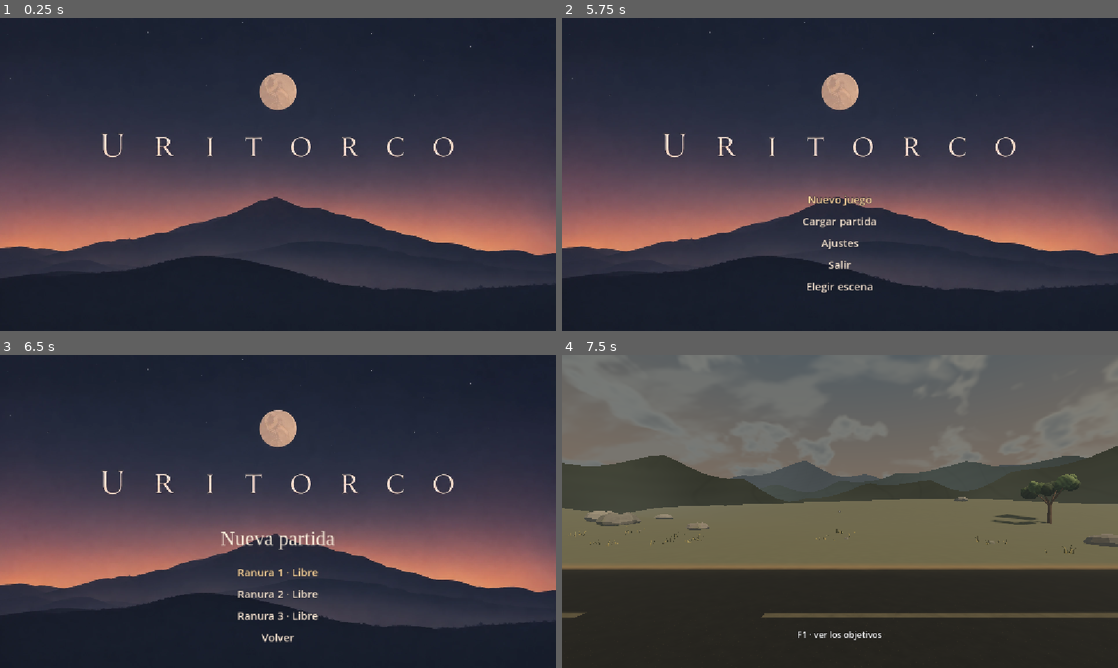
Above: before the commit, frames 1-4 (two rows, left to right).
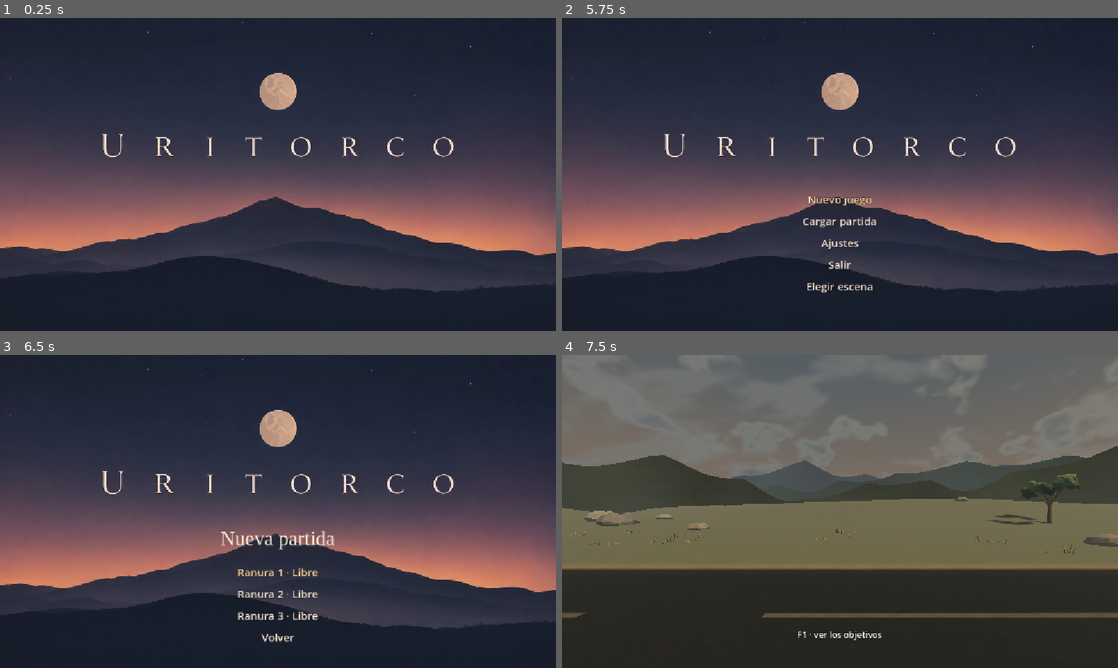
Above: after the commit, the same moments.

Repository: ignacioaragues/uritorco
Game: Godot game, scene res://main.tscn
Two runs of this game, one before a commit and one after it. Both use one fixed random seed, a clock stepped at 60 frames per second and the inputs below. Sound files missing from this copy of the repository are replaced by a short silence.
Inputs (mouse positions are in pixels of both pictures, inside the frame that each line leads up to):
- Up to frame 1 (0.25 s): no input
- Up to frame 2 (5.75 s): tap Enter at 0.5, 1.35, 2, 3.5 s; move the mouse to (962, 158) at 0.52 s; hold Right 0.53-1.28 s; tap Tab at 0.6 s; click (962, 158) at 0.67 s; tap Space at 0.77, 1.07, 1.25, 1.52, 1.82, 2.75, 3.02, 3.32, 3.77, 4.07, 4.25, 4.52, 4.82 s; move the mouse to (728, 190) at 1.27 s; hold Down 1.28-2.03 s; move the mouse to (895, 105) at 2.02 s; hold Right 2.03-2.78 s; tap E at 2.1 s; move the mouse to (812, 237) at 2.77 s; hold Up 2.78-3.53 s; tap C at 2.85 s; click (812, 237) at 2.92 s; move the mouse to (1006, 221) at 3.52 s; hold Left 3.53-5.03 s; tap N at 3.6 s; move the mouse to (673, 127) at 4.27 s; tap X at 4.35 s; move the mouse to (867, 174) at 5.02 s; hold Down from 5.03 s (still down); tap L at 5.1 s; click (867, 174) at 5.17 s
- Up to frame 3 (6.5 s): release Down at 5.75 s; click "Nuevo juego" at 5.75 s
- Up to frame 4 (7.5 s): click "Ranura 1 · Libre" at 6.5 s; move the mouse to (817, 505) at 7.27 s; hold Right from 7.28 s (still down); tap B at 7.35 s

Frames 1-3 are identical in both runs. In frame 4, less than 0.1% of the frame differs, in the area x 78-94%, y 38-54%.

Commit message:
Rehacer el recorte de Paula y variar rocas y vegetación

Diff:
--- a/game-recovered/camino_del_cable.gd
+++ b/game-recovered/camino_del_cable.gd
@@ -37,23 +37,36 @@
 static func dress_verge(parent: Node3D, route):
 	var rng := RandomNumberGenerator.new()
 	rng.seed = 27031
+	var talus_rng := RandomNumberGenerator.new()
+	talus_rng.seed = 252701
 	var ground := Callable(route, "terrain_point")
 	var faces := Stone.surface()
 	var tufts: Array[Vector4] = []
 	var scrub: Array[Vector4] = []
+	var dry_grass: Array[Vector4] = []
 	for i in range(20):
 		var t := 0.07 + i * 0.046
-		if minf(absf(t - route.WEST_JOIN), minf(absf(t - REEL_AT), minf(absf(t - SPLICE_AT), absf(t - FACE_AT)))) < 0.023:
-			continue
 		var at: Vector3 = route.quarry_point(t)
 		var side: Vector3 = route.quarry_side(t)
 		var margin_left := -1.0 if i % 3 == 0 else 1.0
-		var foot: Vector3 = ground.call(at + side * margin_left * rng.randf_range(4.0, 10.8))
+		var outward := side * margin_left
+		var heading := Vector3(outward.z, 0.0, -outward.x)
+		for blade in talus_rng.randi_range(5, 10):
+			var verge := at - outward * talus_rng.randf_range(3.4, 7.8)
+			verge += heading * talus_rng.randf_range(-2.3, 4.1)
+			var root: Vector3 = ground.call(verge) - Vector3.UP * 0.050
+			dry_grass.append(Vector4(root.x, root.y, root.z, talus_rng.randf_range(0.69, 1.28)))
+		if minf(absf(t - route.WEST_JOIN), minf(absf(t - REEL_AT), minf(absf(t - SPLICE_AT), absf(t - FACE_AT)))) < 0.023:
+			continue
+		var foot: Vector3 = ground.call(at + outward * rng.randf_range(4.0, 10.8))
 		if i % 3 != 1:
 			var width := rng.randf_range(1.2, 3.0)
 			var size_m := Vector3(width, width * rng.randf_range(0.31, 0.68), width * 0.73)
-			var mass := Stone.fragment(faces, foot, size_m, rng.randf() * TAU, rng, ground)
+			var turn := atan2(-heading.z, heading.x) + rng.randf_range(-0.34, 0.34)
+			var profile := Stone.FRACTURE_PROFILE if i % 3 == 0 else Stone.LAJA_PROFILE
+			var mass := Stone.fragment(faces, foot, size_m, turn, talus_rng, ground, profile, true)
 			Stone.solid(parent, foot, mass, "Granito de la cantera")
+			Stone.scree(faces, foot, heading, width, ground, talus_rng)
 		for blade in rng.randi_range(6, 14):
 			var jitter := Vector3(rng.randf_range(-1.7, 1.7), 0, rng.randf_range(-2.8, 2.8))
 			var tuft: Vector3 = ground.call(foot + jitter) - Vector3.UP * 0.05
@@ -69,6 +82,7 @@
 	Stone.finish(parent, faces, "Afloramientos junto al cable")
 	Flora.grass_batch(parent, tufts)
 	Flora.herb_batch(parent, scrub, Flora.Herb.ROMERILLO)
+	Flora.herb_batch(parent, dry_grass, Flora.Herb.PAJA)
 
 static func roadside(parent: Node3D, route, progress: float, offset: float) -> Node3D:
 	var center: Vector3 = route.quarry_point(progress)
--- a/game-recovered/exploracion.gd
+++ b/game-recovered/exploracion.gd
@@ -149,12 +149,14 @@
 	var south_path := Creek.crossing_trace()
 	var faces := Stone.surface()
 	var roots: Array[Vector4] = []
+	var scrub: Array[Vector4] = []
 	# Las lajas del mismo afloramiento mantienen la dirección de la fractura.
 	for site: Vector4 in [Vector4(-49.8, -19.6, -0.78, 1.00), Vector4(-54.7, -10.6, -0.61, 1.18),
 		Vector4(-60.1, 1.5, -0.75, 0.88), Vector4(56.8, 19.0, 0.34, 0.91)]:
 		var center := Vector2(site.x, site.y)
 		var along := Vector2.from_angle(-site.z)
 		var across := along.orthogonal()
+		var outer := across * (-1.0 if site.x < 0.0 else 1.0)
 		for fragment in 3:
 			var origin := center + along * ((fragment - 0.88) * 1.96 * site.w) + across * ((fragment - 0.6) * 0.78)
 			var size_m := Vector3(6.2, 2.13, 3.6) if fragment == 0 else Vector3(5.1, 0.94 - 0.14 * fragment, 2.8)
@@ -164,15 +166,23 @@
 				continue
 			var foot := Creek.surface_point(Vector3(origin.x, 0.0, origin.y)) - Vector3.UP * 0.20
 			var profile := Stone.OUTCROP_PROFILE if fragment == 0 else Stone.LAJA_PROFILE
-			var rock := Stone.fragment(faces, foot, size_m, site.z + rng.randf_range(-0.08, 0.08), rng, Creek.surface_point, profile)
+			var rock := Stone.fragment(faces, foot, size_m, site.z + rng.randf_range(-0.08, 0.08), rng, Creek.surface_point, profile, true)
 			Stone.solid(outcrops, foot, rock, "Laja de la ladera")
+			if fragment == 0:
+				Stone.scree(faces, foot, Vector3(outer.y, 0.0, -outer.x), size_m.z, Creek.surface_point, rng)
 		for tuft in 17:
 			var origin := center + along * rng.randf_range(-5.5, 5.5) + across * rng.randf_range(-3.6, 3.6)
 			if clearance(origin) < 1.4 or Creek.near_south_path(origin, south_path, 1.6): continue
 			var foot := Creek.surface_point(Vector3(origin.x, 0.0, origin.y)) - Vector3.UP * 0.055
 			roots.append(Vector4(foot.x, foot.y, foot.z, rng.randf_range(0.54, 1.06)))
+		for tuft in 13:
+			var origin := center + outer * rng.randf_range(2.1, 4.6) + along * rng.randf_range(-4.7, 3.9)
+			if clearance(origin) < 2.0 or Creek.trail_distance(origin) < 2.0 or Creek.near_south_path(origin, south_path, 2.4): continue
+			var foot := Creek.surface_point(Vector3(origin.x, 0.0, origin.y)) - Vector3.UP * 0.06
+			scrub.append(Vector4(foot.x, foot.y, foot.z, rng.randf_range(0.56, 1.09)))
 	Stone.finish(outcrops, faces, "Lajas y fracturas").material_override = Stone.paint("898072")
 	Flora.grass_batch(outcrops, roots)
+	Flora.herb_batch(outcrops, scrub, Flora.Herb.ROMERILLO)
 
 static func dress_scrub(valley):
 	var rng := RandomNumberGenerator.new()
--- a/game-recovered/flora.gd
+++ b/game-recovered/flora.gd
@@ -10,6 +10,8 @@
 	["514e3a", "67694e", "7c7957", "a49773"],
 ]
 const BRUSH = preload("res://follaje.gdshader")
+static var crown_forms: Array[Mesh] = []
+static var blossom_form: SphereMesh
 
 static func tree(parent: Node3D, foot: Vector3, kind: Kind, size: float, angle: float, horizontal_scale := 1.0):
 	var tree_root := Node3D.new()
@@ -77,12 +79,16 @@
 	if solid: instance.create_convex_collision()
 
 static func crown(parent: Node3D, rng: RandomNumberGenerator, center: Vector3, size: Vector3, tint: String, angle: float):
-	var mesh := SphereMesh.new()
-	mesh.radial_segments = 9
-	mesh.rings = 5
+	if crown_forms.is_empty():
+		for phase in [0.38, 1.82, 3.90]:
+			crown_forms.append(crown_mesh(phase, 10, 5))
+		blossom_form = SphereMesh.new()
+		blossom_form.radial_segments = 9
+		blossom_form.rings = 5
+	var pattern := rng.randf_range(0.0, 27.0)
 	var leaf := MeshInstance3D.new()
-	leaf.mesh = mesh
-	leaf.material_override = leaf_material(tint, rng.randf_range(0.0, 27.0))
+	leaf.mesh = blossom_form if size.x < 0.13 else crown_forms[int(pattern) % crown_forms.size()]
+	leaf.material_override = leaf_material(tint, pattern)
 	parent.add_child(leaf)
 	leaf.position = center
 	leaf.rotation = Vector3(rng.randf_range(-0.2, 0.2), angle, rng.randf_range(-0.27, 0.27))
@@ -103,10 +109,10 @@
 	material.set_shader_parameter("irregular", true)
 	return material
 
-static func crown_mesh(phase: float) -> ArrayMesh:
+static func crown_mesh(phase: float, segments := 12, rings := 6) -> ArrayMesh:
 	var source := SphereMesh.new()
-	source.radial_segments = 12
-	source.rings = 6
+	source.radial_segments = segments
+	source.rings = rings
 	var arrays := source.get_mesh_arrays()
 	var vertices: PackedVector3Array = arrays[Mesh.ARRAY_VERTEX]
 	for index in vertices.size():
@@ -114,7 +120,8 @@
 		var axis := vertex.normalized()
 		var lobes := sin(axis.x * 5.2 + phase + axis.z * 2.1) * cos(axis.z * 4.5 - axis.y * 2.3)
 		var fringe := sin(axis.y * 8.0 + axis.x * 5.4 - phase) * cos(axis.z * 7.3 + axis.x * 2.5)
-		vertices[index] = vertex * (0.94 + 0.18 * lobes + 0.087 * fringe) + Vector3(axis.y * 0.048, axis.x * 0.041, 0.0)
+		var sweep := 0.79 + 0.21 * smoothstep(-0.85, 0.42, axis.y)
+		vertices[index] = vertex * (sweep + 0.22 * lobes + 0.089 * fringe) + Vector3(axis.y * 0.064, axis.x * 0.057, axis.y * 0.042)
 	arrays[Mesh.ARRAY_VERTEX] = vertices
 	var lobed := ArrayMesh.new()
 	lobed.add_surface_from_arrays(Mesh.PRIMITIVE_TRIANGLES, arrays)
@@ -134,6 +141,9 @@
 
 static func herb_batch(parent: Node3D, roots: Array[Vector4], kind: Herb):
 	if roots.is_empty(): return
+	plant_batch(parent, herb_mesh(roots, kind), ["Cortaderas", "Pajonal de altura", "Romerillos"][kind])
+
+static func herb_mesh(roots: Array[Vector4], kind: Herb) -> ArrayMesh:
 	var surface := SurfaceTool.new()
 	surface.begin(Mesh.PRIMITIVE_TRIANGLES)
 	var rng := RandomNumberGenerator.new()
@@ -144,7 +154,7 @@
 			shrub_sprigs(surface, rng, foot, patch.w)
 		else:
 			tussock(surface, rng, foot, patch.w, kind == Herb.CORTADERA)
-	plant_batch(parent, surface.commit(), ["Cortaderas", "Pajonal de altura", "Romerillos"][kind])
+	return surface.commit()
 
 static func ribbon(surface: SurfaceTool, start: Vector3, bend: Vector3, end: Vector3, side: Vector3, width: float, bottom: Color, top: Color, middle_width := 0.67):
 	var points := [start - side * width, start + side * width, bend - side * width * middle_width, bend + side * width * middle_width, end]
--- a/game-recovered/follaje.gdshader
+++ b/game-recovered/follaje.gdshader
@@ -14,12 +14,12 @@
 
 void fragment() {
 	vec3 p = brush_position;
-	float light_mass = smoothstep(-0.48, 0.38, p.y + 0.19 * sin(p.x * 7.4 - p.z * 5.7 + patch_seed));
-	float cluster = sin(p.x * 23.0 - p.y * 13.0 + sin(p.z * 21.0 + patch_seed));
-	float brush = p.x * 49.0 + sin(p.y * 28.0 + p.z * 41.0) * 1.8 + p.z * 27.0;
+	float light_mass = smoothstep(-0.47, 0.43, p.y + 0.21 * sin(p.x * 7.4 - p.z * 5.7 + patch_seed));
+	float cluster = sin(p.x * 17.0 - p.y * 12.0 + sin(p.z * 18.0 + patch_seed));
+	float brush = p.x * 44.0 + sin(p.y * 28.0 + p.z * 38.0) * 2.1 + p.z * 25.0;
 	float resolved = 1.0 - smoothstep(0.85, 2.7, fwidth(brush));
 	float leaf_marks = smoothstep(0.10, 0.96, sin(brush) * cluster);
-	vec3 shade = mix(vec3(0.77, 0.81, 0.79), vec3(1.13, 1.10, 0.97), light_mass);
-	ALBEDO = tint.rgb * shade * (0.97 + 0.12 * cluster + 0.15 * leaf_marks * resolved);
+	vec3 shade = mix(vec3(0.69, 0.74, 0.71), vec3(1.13, 1.09, 0.96), light_mass);
+	ALBEDO = tint.rgb * shade * (0.98 + 0.10 * cluster + 0.15 * leaf_marks * resolved);
 	ROUGHNESS = 1.0;
 }
--- a/game-recovered/piedra_serrana.gd
+++ b/game-recovered/piedra_serrana.gd
@@ -6,6 +6,16 @@
 const BLOCK_PROFILE := [Vector2(-0.12, 0.86), Vector2(0.23, 1.0), Vector2(0.70, 0.80), Vector2(0.94, 0.49)]
 const LAJA_PROFILE := [Vector2(-0.28, 0.88), Vector2(0.16, 1.0), Vector2(0.72, 0.91), Vector2(0.91, 0.74)]
 const OUTCROP_PROFILE := [Vector2(-0.27, 0.89), Vector2(0.15, 1.0), Vector2(0.58, 0.84), Vector2(0.90, 0.55)]
+const FRACTURE_PROFILE := [Vector2(-0.29, 0.91), Vector2(0.12, 1.0), Vector2(0.61, 0.92), Vector2(0.90, 0.64)]
+const HILLSIDE_FORMS := [
+	[Vector3(1.00, 0.71, 1.00), BLOCK_PROFILE],
+	[Vector3(0.87, 0.91, 0.84), FRACTURE_PROFILE],
+	[Vector3(1.13, 0.55, 0.93), OUTCROP_PROFILE],
+	[Vector3(1.25, 0.34, 0.75), LAJA_PROFILE],
+	[Vector3(0.70, 0.85, 1.16), OUTCROP_PROFILE],
+	[Vector3(1.13, 0.61, 0.72), FRACTURE_PROFILE],
+	[Vector3(0.86, 0.51, 1.21), LAJA_PROFILE],
+]
 
 static func surface() -> SurfaceTool:
 	var stone := SurfaceTool.new()
@@ -33,31 +43,33 @@
 	var rng := RandomNumberGenerator.new()
 	rng.seed = 1549 + variant * 29
 	var faces := surface()
-	var proportions := [
-		Vector3(1.00, 0.72, 1.00),
-		Vector3(0.90, 0.91, 0.84),
-		Vector3(1.06, 0.62, 0.94),
-		Vector3(1.23, 0.40, 0.69),
-		Vector3(0.75, 0.88, 1.16),
-	]
-	var vertices := fragment(faces, Vector3.ZERO, proportions[variant], 0.0, rng)
+	var form: Array = HILLSIDE_FORMS[variant]
+	var vertices := fragment(faces, Vector3.ZERO, form[0], 0.0, rng, Callable(), form[1], true)
 	faces.generate_normals()
 	return {"mesh": faces.commit(), "vertices": vertices, "base": vertices.slice(0, SIDES)}
 
 static func fragment(faces: SurfaceTool, at: Vector3, size: Vector3, turn: float, rng: RandomNumberGenerator,
-		ground := Callable(), profile: Array = BLOCK_PROFILE) -> PackedVector3Array:
+		ground := Callable(), profile: Array = BLOCK_PROFILE, fractured := false) -> PackedVector3Array:
 	var vertices := PackedVector3Array()
 	var radii := PackedFloat32Array()
 	var heights := PackedFloat32Array()
 	for side in SIDES:
 		radii.append(rng.randf_range(0.82, 1.07))
 		heights.append(rng.randf_range(-0.12, 0.09))
+	var fracture := Vector2.ZERO
+	if fractured: fracture = Vector2.from_angle(rng.randf_range(0.0, TAU))
 	for ring in profile.size():
 		for side in SIDES:
 			var angle := TAU * side / SIDES
 			var radius: float = radii[side] * profile[ring].y * 0.5
 			var local := Vector3(cos(angle) * size.x * radius, (profile[ring].x + heights[side]) * size.y, sin(angle) * size.z * radius)
 			local.x += (ring - 1) * size.x * 0.024
+			if fractured:
+				var along := Vector2(cos(angle), sin(angle)).dot(fracture)
+				var lift: float = maxf(0.0, profile[ring].x)
+				local.x += fracture.x * size.x * lift * 0.13
+				local.z += fracture.y * size.z * lift * 0.17
+				local.y += along * size.y * lift * 0.22
 			var world := at + local.rotated(Vector3.UP, turn)
 			if ring == 0 and ground.is_valid():
 				var bed: Vector3 = ground.call(world)
@@ -75,6 +87,18 @@
 	for side in range(1, SIDES - 1):
 		triangle(faces, vertices[top], vertices[top + side], vertices[top + side + 1], tint.lightened(0.035))
 	return vertices
+
+static func scree(faces: SurfaceTool, at: Vector3, heading: Vector3, width: float,
+		ground: Callable, rng: RandomNumberGenerator):
+	var across := Vector3(-heading.z, 0, heading.x)
+	for chip in rng.randi_range(5, 9):
+		var shift := heading * width * rng.randf_range(-0.30, 0.54)
+		shift += across * width * rng.randf_range(0.16, 0.58)
+		var foot: Vector3 = ground.call(at + shift)
+		var length := width * rng.randf_range(0.055, 0.21)
+		var size := Vector3(length, length * rng.randf_range(0.20, 0.49), length * rng.randf_range(0.58, 0.91))
+		fragment(faces, foot - Vector3.UP * 0.012, size, atan2(-heading.z, heading.x) + rng.randf_range(-0.50, 0.50),
+			rng, ground, LAJA_PROFILE)
 
 static func triangle(faces: SurfaceTool, a: Vector3, b: Vector3, c: Vector3, color: Color):
 	faces.set_smooth_group(-1)
--- a/game-recovered/piedra_serrana.gdshader
+++ b/game-recovered/piedra_serrana.gdshader
@@ -5,10 +5,12 @@
 uniform float bedding = 0.0;
 varying vec3 rock_position;
 varying vec3 local_rock;
+varying float up_face;
 
 void vertex() {
 	rock_position = (MODEL_MATRIX * vec4(VERTEX, 1.0)).xyz;
 	local_rock = VERTEX;
+	up_face = normalize(MODEL_NORMAL_MATRIX * NORMAL).y;
 }
 
 float mineral_cell(vec3 p) {
@@ -31,15 +33,22 @@
 void fragment() {
 	vec3 p = rock_position;
 	float resolution = max(length(dFdx(p)), length(dFdy(p)));
-	float weathering = mineral_noise(p * 1.4);
-	float broad = mineral_noise(p * 6.6 + vec3(2.7, 6.1, -1.4));
-	float aggregate = mineral_noise(p * 59.0);
+	float weathering = mineral_noise(p * vec3(1.2, 1.7, 1.2));
+	float broad = mineral_noise(p * 5.2 + vec3(2.7, 6.1, -1.4) + weathering * 1.3);
+	float aggregate = mineral_noise(p * 53.0 + vec3(broad * 2.8, weathering * 2.0, broad * 1.9));
 	float resolved = 1.0 - smoothstep(0.008, 0.041, resolution);
-	float flecks = resolved * (0.16 * smoothstep(0.62, 0.91, aggregate) - 0.20 * (1.0 - smoothstep(0.10, 0.31, aggregate)));
+	float flecks = resolved * (0.062 * smoothstep(0.66, 0.88, aggregate) - 0.080 * (1.0 - smoothstep(0.10, 0.37, aggregate)));
 	vec3 paint = colored_mesh ? COLOR.rgb : stone_tint.rgb;
-	vec3 stone = paint * (0.90 + 0.115 * weathering + 0.105 * broad + flecks);
-	float patina = smoothstep(0.53, 0.86, 0.66 * weathering + 0.34 * broad);
-	stone = mix(stone, paint * vec3(0.87, 0.92, 0.77), patina * 0.62);
+	vec3 stone = paint * (0.86 + 0.16 * weathering + 0.105 * broad + flecks);
+	float oxidized = smoothstep(0.48, 0.81, weathering);
+	stone = mix(stone, stone * vec3(1.12, 0.98, 0.84), oxidized * 0.57);
+	float patches = mineral_noise(p * 3.7 + vec3(7.2, -2.8, 3.9));
+	float lichen = smoothstep(0.58, 0.85, 0.61 * patches + 0.24 * weathering + 0.15 * broad);
+	stone = mix(stone, stone * vec3(0.73, 0.79, 0.64), lichen * 0.62 * smoothstep(0.05, 0.78, up_face));
+	float fault = dot(p, vec3(0.37, 1.72, -0.39)) + 0.34 * weathering + 0.13 * broad;
+	float seam = 1.0 - smoothstep(0.006, 0.030, abs(fract(fault + 0.5) - 0.5));
+	float interruptions = smoothstep(0.48, 0.77, 0.66 * patches + 0.34 * weathering);
+	stone = mix(stone, paint * vec3(1.35, 1.29, 1.19), seam * interruptions * 0.37 * (1.0 - smoothstep(0.013, 0.059, resolution)));
 	if (bedding > 0.0) {
 		float x = local_rock.x;
 		float height = local_rock.y + 0.09 * sin(x * 2.1) + 0.025 * sin(x * 7.8 + local_rock.z);
--- a/game-recovered/travesia.gd
+++ b/game-recovered/travesia.gd
@@ -7,7 +7,6 @@
 const Flora = preload("res://flora.gd")
 const Stone = preload("res://piedra_serrana.gd")
 const SCATTER_CELL_SIZE := 144.0
-const HILLSIDE_STONE_SHAPES := 5
 
 const ORIGIN_Z: = -76.0
 const WEST_START_Z := -22.0
@@ -229,12 +228,14 @@
 
 func plant():
 	var grass: Array[Transform3D] = []
+	var tussocks: Array[Transform3D] = []
+	var low_scrub: Array[Transform3D] = []
 	var shrubs: Array[Transform3D] = []
 	var open_crowns: Array[Transform3D] = []
 	var stems: Array[Transform3D] = []
 	var rocks: Array[Array] = []
 	var rock_forms: Array[Dictionary] = []
-	for variant in HILLSIDE_STONE_SHAPES:
+	for variant in Stone.HILLSIDE_FORMS.size():
 		var stones: Array[Transform3D] = []
 		rocks.append(stones)
 		rock_forms.append(Stone.hillside_form(variant))
@@ -282,7 +283,7 @@
 				stems.append(Transform3D(limb_turn.scaled_local(Vector3(0.13 * scale_m, limb.length(), 0.12 * scale_m)), (fork + branch_tip) * 0.5))
 		elif i % 8 == 0:
 			var dims := Vector3(2.1, 1.8, 2.4) * scale_m
-			var variant := (i / 8) % HILLSIDE_STONE_SHAPES
+			var variant := (i / 8) % rock_forms.size()
 			var form := rock_forms[variant]
 			var pose := bed_rock(pos, turn, dims, form.base)
 			rocks[variant].append(pose)
@@ -290,9 +291,18 @@
 			for vertex: Vector3 in form.vertices: hull.append(pose * vertex)
 			Stone.solid(solids, pose.origin, hull, "Granito")
 		else:
-			var spread := Vector3(1.20, 0.92, 1.20) * scale_m
-			grass.append(Transform3D(turn.scaled_local(spread), pos - Vector3.UP * 0.045))
+			var cover := sin(x * 0.18 + d * 0.074) + 0.64 * cos(x * 0.27 - d * 0.041)
+			var foot := pos - Vector3.UP * 0.055
+			if cover > 0.26 and i % 3 == 0:
+				var placement := Transform3D(turn.scaled_local(Vector3(1.13, 0.93, 1.13) * scale_m), foot)
+				if d > CREST - 88.0: tussocks.append(placement)
+				else: low_scrub.append(placement)
+			else:
+				var spread := Vector3(1.20, 0.92, 1.20) * scale_m * lerpf(0.61, 1.1, smoothstep(-1.45, 0.85, cover))
+				grass.append(Transform3D(turn.scaled_local(spread), foot))
 	scattered("Pastos serranos", Flora.grass_mesh([Vector4(0, 0, 0, 1.18)]), grass, Flora.grass_material(), false)
+	scattered("Matas del filo", Flora.herb_mesh([Vector4(0, 0, 0, 1.08)], Flora.Herb.PAJA), tussocks, Flora.grass_material(), false)
+	scattered("Romerillos de ladera", Flora.herb_mesh([Vector4(0, 0, 0, 1.0)], Flora.Herb.ROMERILLO), low_scrub, Flora.grass_material(), false)
 	scattered("Copas bajas", Flora.crown_mesh(0.4), shrubs, Flora.leaf_material("65744d"))
 	scattered("Copas abiertas", Flora.crown_mesh(2.5), open_crowns, Flora.leaf_material("7e8755"))
 	var bark := CylinderMesh.new()
Binary file changed: game-recovered/recorte_paula_2011.webp
Not shown, changed: PENDIENTES.md
